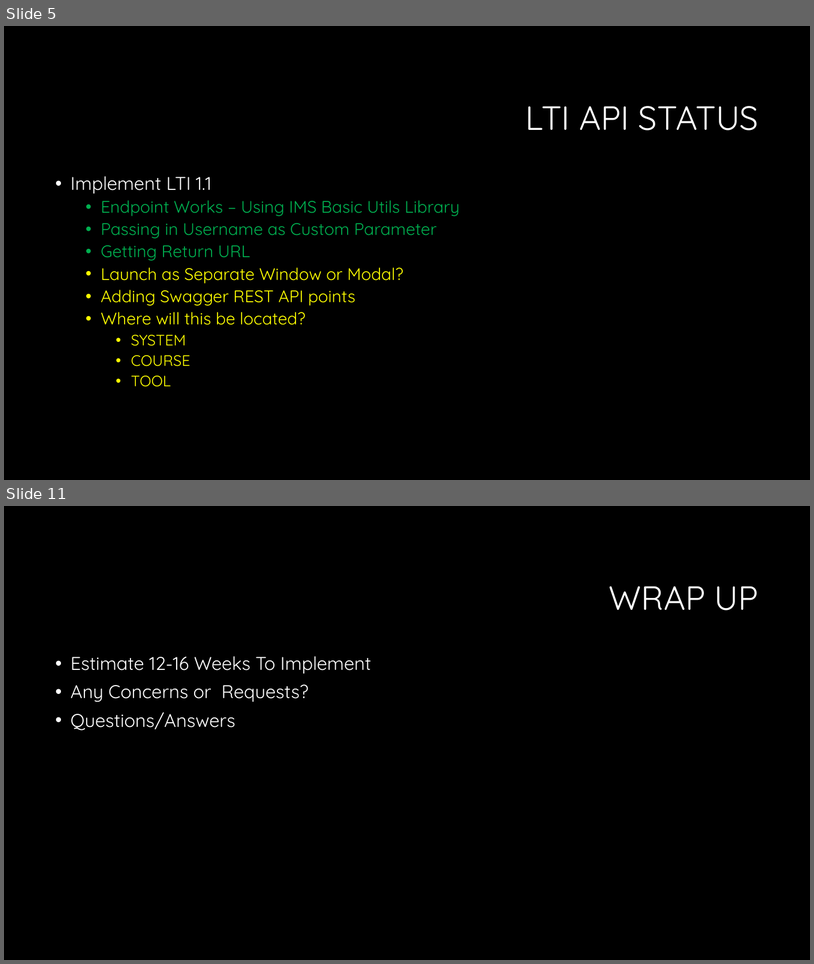
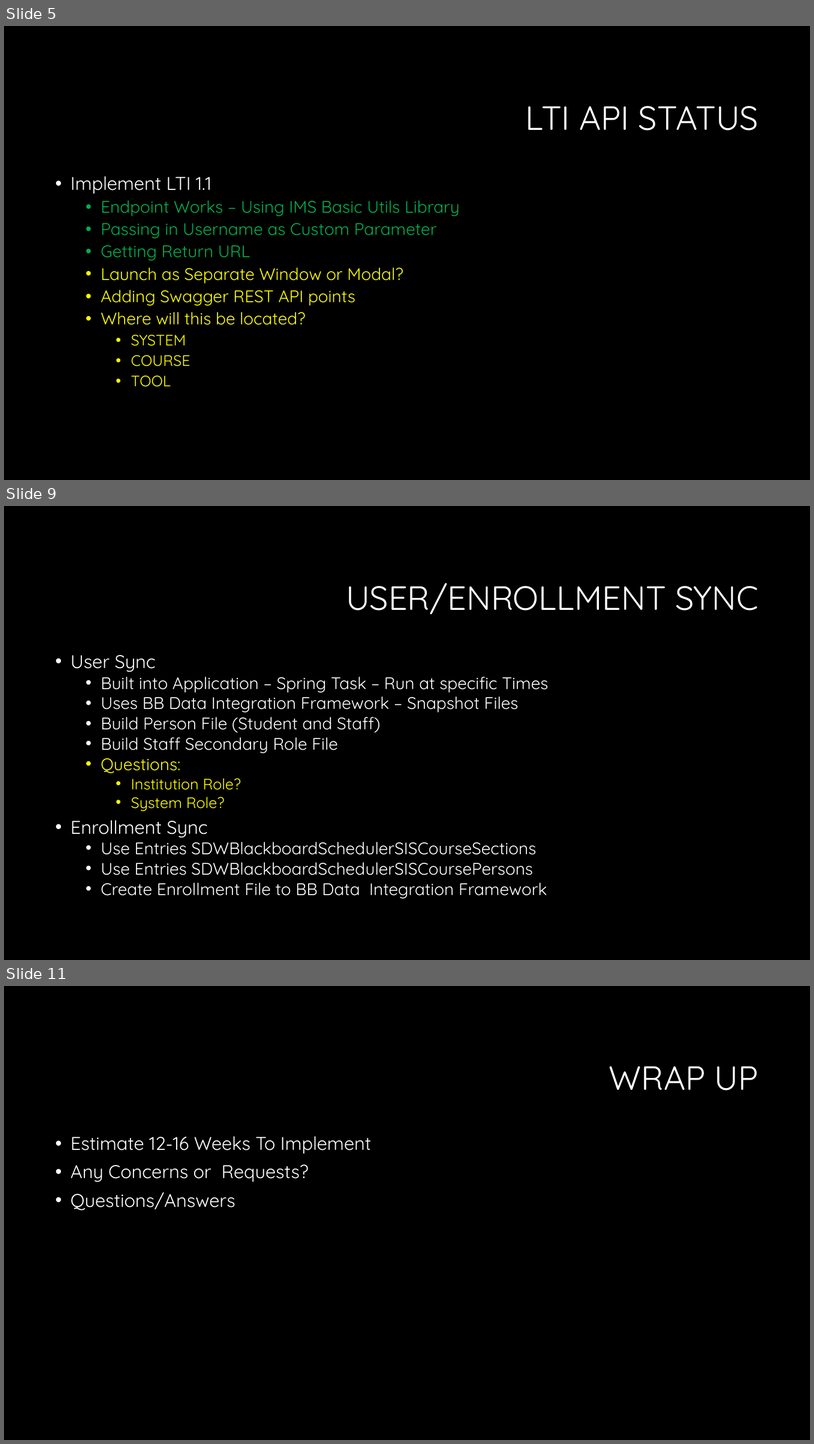
Before and after one commit to joefavero/WaukeshaBBScheduler, a slide deck: docs/Waukesha Week 4.pptx. Shown one above the other, each under a label of ours: slides 5 and 11 before the commit, slides 5, 9 and 11 after it; the slides between them are not shown. The pictures are 814x964 and 814x1444 pixels, drawn with LibreOffice and Linux fonts; fonts in the diff are those of the drawing; background and template pictures are left out. Boxes give left, top, right and bottom in pixels: in the first picture for what was removed or moved away, otherwise in the second. Text is boxed around its words. In the diff, an @@ line names an element or a change of style, - is before the commit and + after.

```diff
--- a/docs/Waukesha Week 4.pptx
+++ b/docs/Waukesha Week 4.pptx
@@ slide 9 added at box(4, 506, 810, 960), background #000000 @@
@@ title added at box(346, 583, 759, 615), 40 pt, text #FFFFFF @@
+USER/ENROLLMENT SYNC
@@ text added at box(71, 655, 548, 898), 20 pt, text #FFFFFF @@
+• User Sync
+  • Built into Application – Spring Task – Run at specific Times
+  • Uses BB Data Integration Framework – Snapshot Files
+  • Build Person File (Student and Staff)
+  • Build Staff Secondary Role File
+  • Questions:
+    • Institution Role?
+    • System Role?
+• Enrollment Sync
+  • Use Entries SDWBlackboardSchedulerSISCourseSections
+  • Use Entries SDWBlackboardSchedulerSISCoursePersons
+  • Create Enrollment File to BB Data Integration Framework
```
Also in this commit, not shown: 6 slides changed, 1 slide removed, 1 other file.
